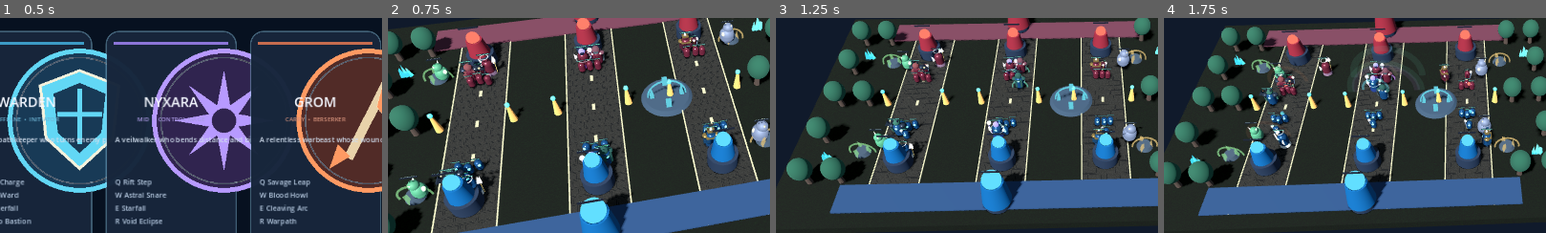
Above: before the commit, frames 1-4 (left to right).
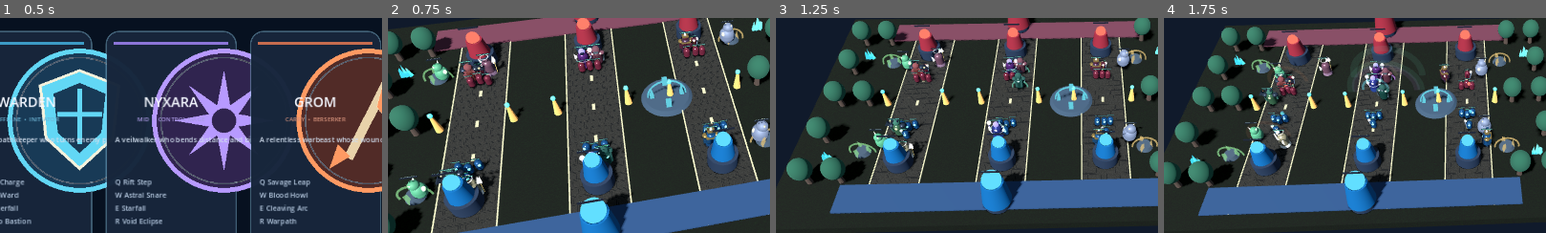
Above: after the commit, the same moments.

Repository: Xradiuzz/Runebound-arena
Game: Godot game, scene res://Main.tscn
The game is run twice, just before and just after one commit, with the same random seed, the same clock (stepped at 60 frames per second) and the same inputs.
Inputs (mouse positions are % of the whole screen's width and height, from its top left):
- Up to frame 1 (0.5 s): no input
- Up to frame 2 (0.75 s): click "SELECT WARDEN" at 0.5 s
- Up to frame 3 (1.25 s): no input
- Up to frame 4 (1.75 s): move the mouse to (72, 45) at 1.27 s; hold D (move_right) from 1.28 s (still down); tap Space (attack) at 1.35 s; click (72, 45) at 1.42 s
The pictures show only the part of the screen within x 8-58%, y 21-71%; the shares and areas given below are measured in that part.

Frame 1 is identical in both runs. In frame 2, 0.4% of the frame differs, in the area x 17-79%, y 9-81%; in frame 3, 0.4%; in frame 4, 0.5%, in the area x 26-75%, y 20-60%.
Error in both runs: Invalid assignment of property or key 'icon_max_width' with value of type 'int' on a base object of type 'Button'. (res://scripts/game.gd:1061)

Commit message:
Give every hero a distinct base palette

Diff:
--- a/scripts/actor.gd
+++ b/scripts/actor.gd
@@ -215,12 +215,31 @@
     add_child(visual_root)
 
     var body_material := StandardMaterial3D.new()
-    body_material.albedo_color = Color("#245078") if team == BLUE else Color("#742F3D")
+    var hero_body_color := Color("#245078") if team == BLUE else Color("#742F3D")
+    var hero_accent_color := Color("#57D7FF") if team == BLUE else Color("#FF795E")
+    if not is_minion:
+        match hero_id:
+            "nyxara":
+                hero_body_color = Color("#343B78") if team == BLUE else Color("#542C66")
+                hero_accent_color = Color("#9B8BFF") if team == BLUE else Color("#FF78D8")
+            "grom":
+                hero_body_color = Color("#426447") if team == BLUE else Color("#713B35")
+                hero_accent_color = Color("#E2A15B") if team == BLUE else Color("#FF7650")
+            "elyra":
+                hero_body_color = Color("#A69A78") if team == BLUE else Color("#76505D")
+                hero_accent_color = Color("#FFE6A0") if team == BLUE else Color("#FF9A83")
+            "vaelis":
+                hero_body_color = Color("#24483F") if team == BLUE else Color("#633B43")
+                hero_accent_color = Color("#64E2C0") if team == BLUE else Color("#FF8A79")
+            "ash_knight":
+                hero_body_color = Color("#4A3447")
+                hero_accent_color = Color("#FF765F")
+    body_material.albedo_color = hero_body_color
     body_material.metallic = 0.42
     body_material.roughness = 0.32
 
     var accent_material := StandardMaterial3D.new()
-    accent_material.albedo_color = Color("#57D7FF") if team == BLUE else Color("#FF795E")
+    accent_material.albedo_color = hero_accent_color
     accent_material.emission_enabled = true
     accent_material.emission = accent_material.albedo_color
     accent_material.emission_energy_multiplier = 1.15
